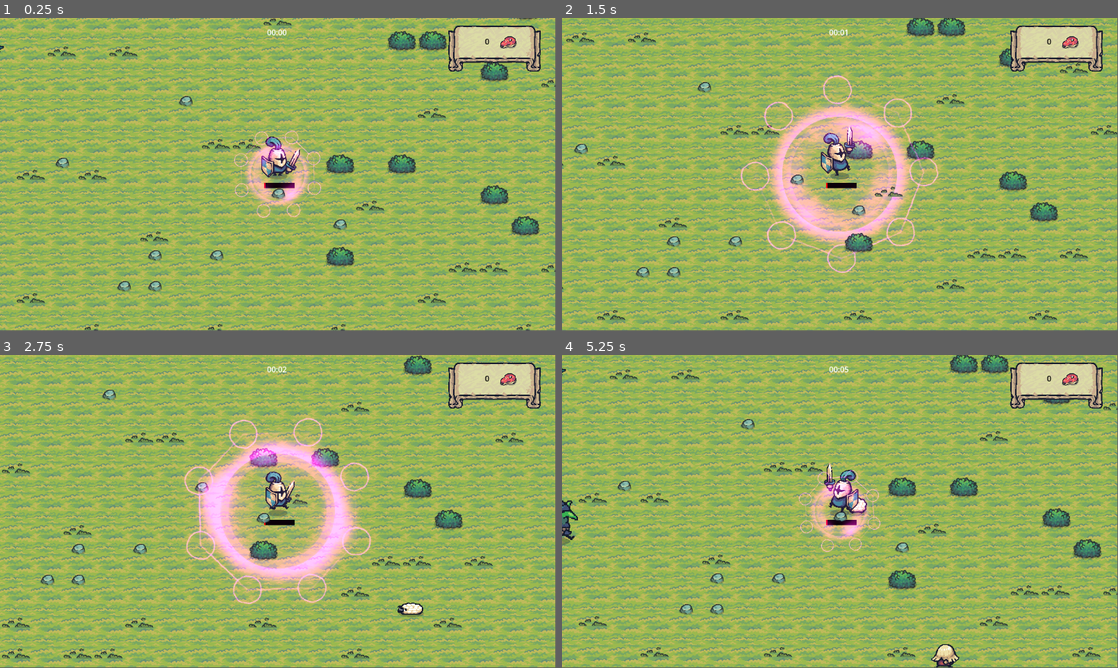
Above: before the commit, frames 1-4 (two rows, left to right).
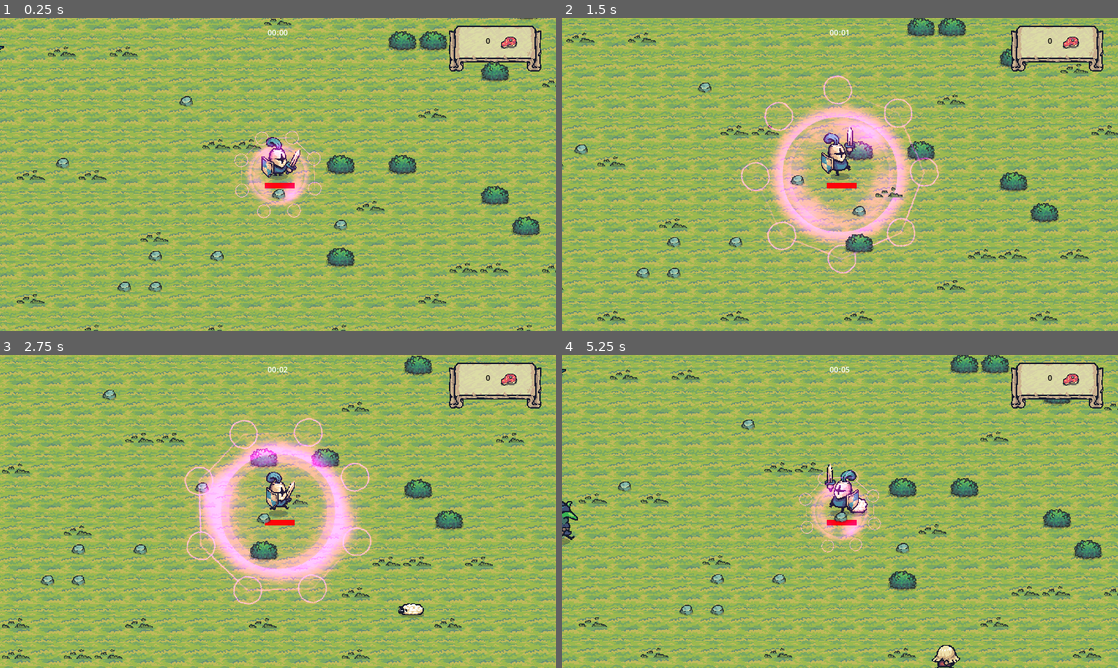
Above: after the commit, the same moments.

Repository: gmarinho21/DIO_TinyKnights
Game: Godot game, scene res://main.tscn
The game is run twice, just before and just after one commit, with the same random seed, the same clock (stepped at 60 frames per second) and the same inputs.
Inputs (mouse positions are in pixels of both pictures, inside the frame that each line leads up to):
- Up to frame 1 (0.25 s): no input
- Up to frame 2 (1.5 s): move the mouse to (962, 158) at 0.52 s; hold D (move_right) 0.53-1.28 s; click (962, 158) at 0.6 s; move the mouse to (728, 190) at 1.27 s; hold S (move_down) from 1.28 s (still down); click (728, 190) at 1.35 s
- Up to frame 3 (2.75 s): move the mouse to (333, 442) at 2.02 s; release S (move_down) at 2.03 s; hold D (move_right) from 2.03 s (still down); click (333, 442) at 2.1 s
- Up to frame 4 (5.25 s): move the mouse to (812, 574) at 2.77 s; release D (move_right) at 2.78 s; hold W (move_up) 2.78-3.53 s; click (812, 574) at 2.85 s; move the mouse to (1006, 558) at 3.52 s; hold Left (move_left) 3.53-5.03 s; click (1006, 558) at 3.6 s; move the mouse to (673, 464) at 4.27 s; click (673, 464) at 4.35 s; move the mouse to (867, 511) at 5.02 s; hold S (move_down) from 5.03 s (still down); click (867, 511) at 5.1 s
In our replay, the window is 799x449 before the commit and 800x450 after it. These sizes can differ from the game's own. Grey fills any space a smaller window leaves; there, only what the larger window draws over its background counts as a difference.

The runs differ from the first frame. In frame 1, 20% of the frame differs, in the area x 0-100%, y 0-100%; in frame 2, 28%; in frame 3, 19%; in frame 4, 28%.

Commit message:
ajustes no hp do player

Diff:
--- a/main.tscn
+++ b/main.tscn
@@ -266,7 +266,7 @@
 
 [node name="Player" parent="." instance=ExtResource("1_ppu4g")]
 position = Vector2(-737, -652)
-health = 5
+health = 100
 
 [node name="RemoteTransform2D" type="RemoteTransform2D" parent="Player"]
 remote_path = NodePath("../../Camera2D")
--- a/project.godot
+++ b/project.godot
@@ -10,7 +10,7 @@
 
 [application]
 
-config/name="DIO"
+config/name="The DIO Tiny Knight "
 run/main_scene="res://main.tscn"
 config/features=PackedStringArray("4.2", "GL Compatibility")
 config/icon="res://icon.svg"
@@ -18,6 +18,10 @@
 [autoload]
 
 GameManager="*res://game_manager.gd"
+
+[display]
+
+window/stretch/mode="canvas_items"
 
 [input]
 
Not shown, added: export_presets.cfg
Not shown, changed: .gitignore
